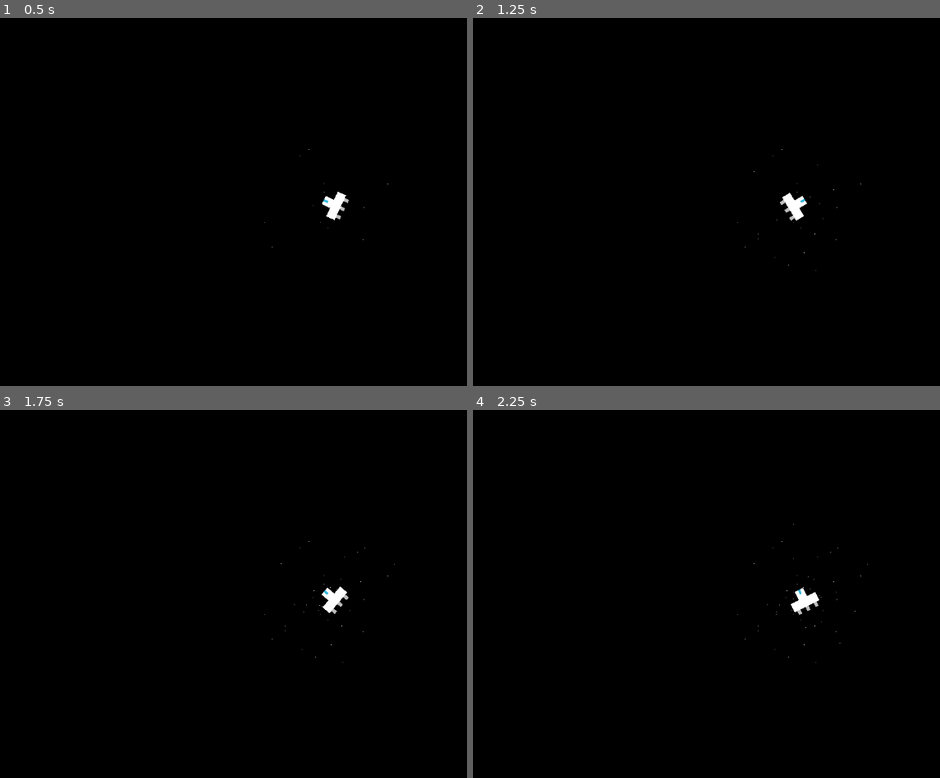
Above: before the commit, frames 1-4 (two rows, left to right).
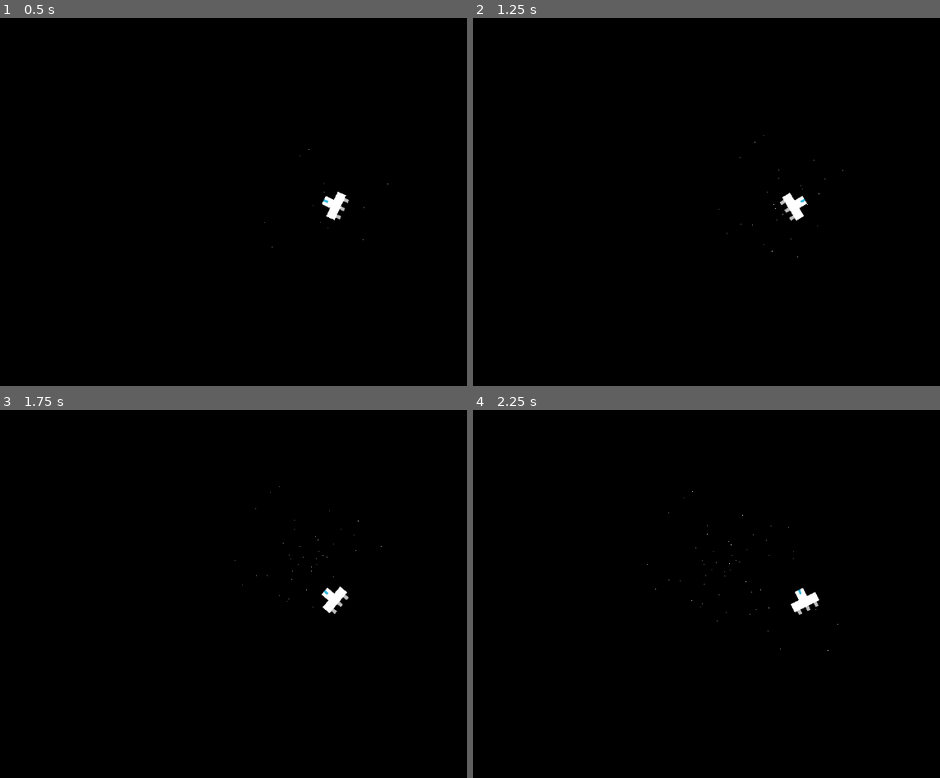
Above: after the commit, the same moments.

Repository: lightcrater/Voidager
Game: Godot game, scene res://Ship parts/Ship.tscn
The game is run twice, just before and just after one commit, with the same random seed, the same clock (stepped at 60 frames per second) and the same inputs. The project has no main scene, so this scene is started directly.
Inputs (mouse positions are in pixels of both pictures, inside the frame that each line leads up to):
- Up to frame 1 (0.5 s): no input
- Up to frame 2 (1.25 s): move the mouse to (outside the picture) at 0.52 s; hold D (right) from 0.53 s (still down)
- Up to frame 3 (1.75 s): move the mouse to (196, 612) at 1.27 s; release D (right) at 1.28 s; hold S (down) from 1.28 s (still down)
- Up to frame 4 (2.25 s): move the mouse to (865, 513) at 2.02 s; release S (down) at 2.03 s; hold D (right) from 2.03 s (still down)

Frame 1 is identical in both runs. In frame 2, less than 0.1% of the frame differs, in the area x 52-84%, y 31-69%; in frame 3, less than 0.1%; in frame 4, less than 0.1%, in the area x 37-85%, y 22-69%.

Commit message:
acceleration works decel dont

Diff:
--- a/Ship parts/Ship.gd
+++ b/Ship parts/Ship.gd
@@ -16,19 +16,12 @@
 
 	velocity = dir.rotated(rotation) * speed
 
-	if dir: # acceleration
-		speed = min(maxspd, max(-maxspd, speed))
-		print(speed," ",accel," ",maxspd," ",decel)
-
-	#else: # deceleration
-		## if speed > 0 and moving right set the max speed to 0 over time by reducing speed variable
-		#if speed > 0:
-			#speed = max(0, speed - decel)
-		## if speed < 0 and moving left set the max speed to 0 over time by increasing speed variable
-		#elif speed < 0:
-			#speed = min(0, speed + decel)
-
-
+	if dir:
+		speed += accel
+		speed = clamp(speed, 0, maxspd)  # Limit speed to maxspd
+	else:
+		speed -= decel
+		print(speed)
 
 	move_and_slide()
 
--- a/Ship parts/Ship.tscn
+++ b/Ship parts/Ship.tscn
@@ -20,12 +20,6 @@
 
 [node name="Thruster" parent="." instance=ExtResource("3_3lwhu")]
 position = Vector2(0, 16)
-stats = {
-"accel": 962,
-"decel": 0,
-"health": 0,
-"maxspd": 10
-}
 
 [node name="Thruster2" parent="." instance=ExtResource("3_3lwhu")]
 position = Vector2(-16, 16)
--- a/Ship parts/Thruster.tscn
+++ b/Ship parts/Thruster.tscn
@@ -16,10 +16,10 @@
 shape = SubResource("RectangleShape2D_884ho")
 script = ExtResource("1_ewv3m")
 stats = {
-"accel": 2,
+"accel": 1,
 "decel": 0,
 "health": 0,
-"maxspd": 10
+"maxspd": 100
 }
 
 [node name="ColorRect" type="ColorRect" parent="."]
